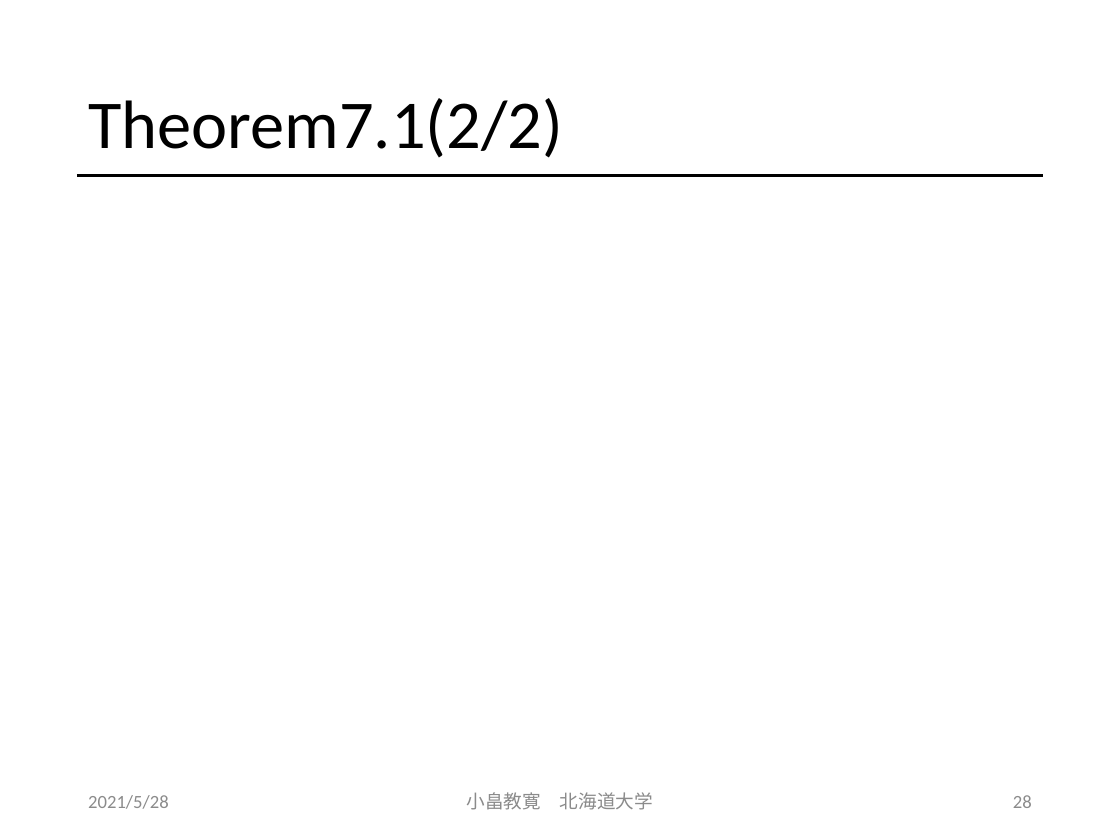
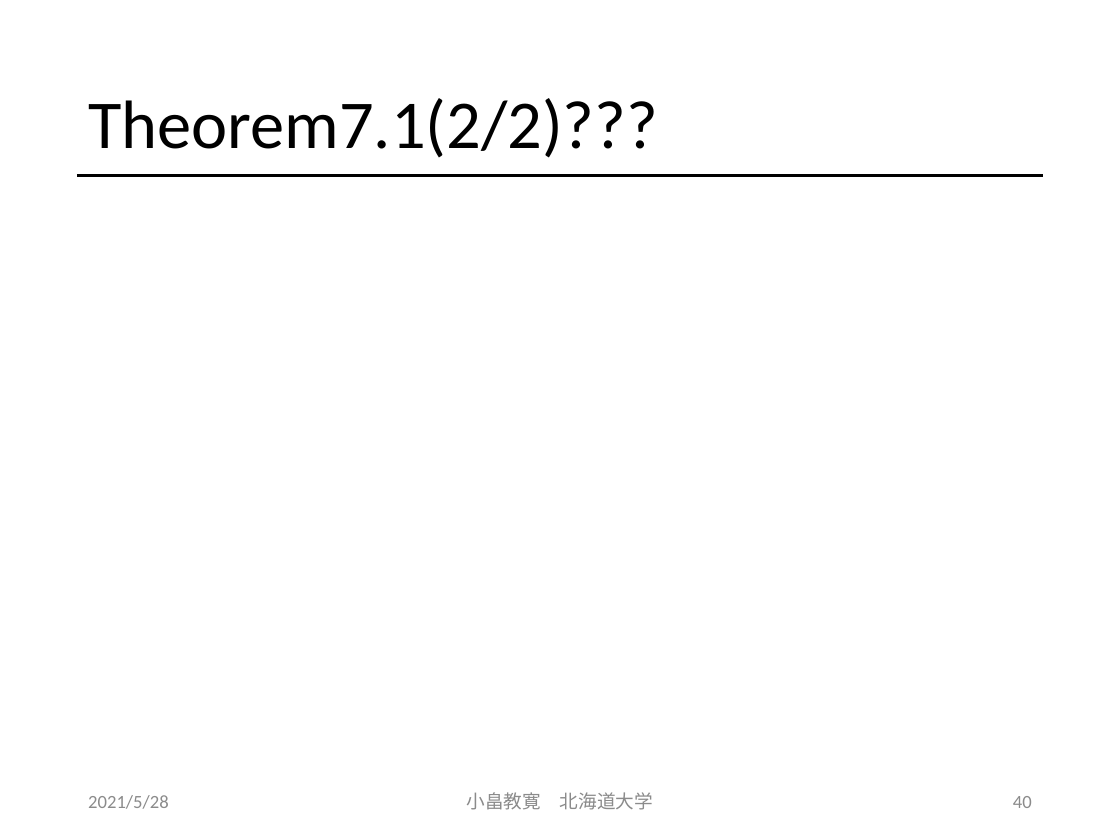
Before and after one commit to obatakyoukan/isomorphism, a slide deck: slide 40 of Isomorphism.pptx (slide 28 before the commit). Drawn at 1120x840 pixels with LibreOffice and Linux fonts; fonts in the diff are those of the drawing; grey boxes stand for pictures. Boxes give left, top, right and bottom in pixels: in the first picture for what was removed or moved away, otherwise in the second. Text is boxed around its words. In the diff, an @@ line names an element or a change of style, - is before the commit and + after.

```diff
--- a/Isomorphism.pptx
+++ b/Isomorphism.pptx
@@ title at (88, 98, 658, 158): text changed @@
-Theorem7.1(2/2)
+Theorem7.1(2/2)???
@@ page number at (1013, 796, 1032, 808): text changed @@
-28
+40
```
Also in this commit, not shown: 3 slides added.
